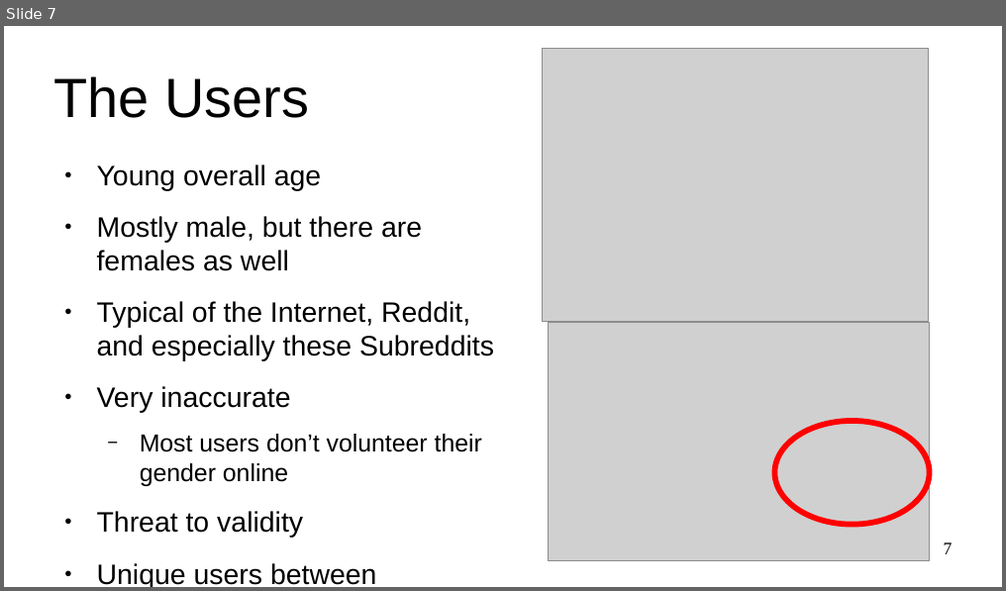
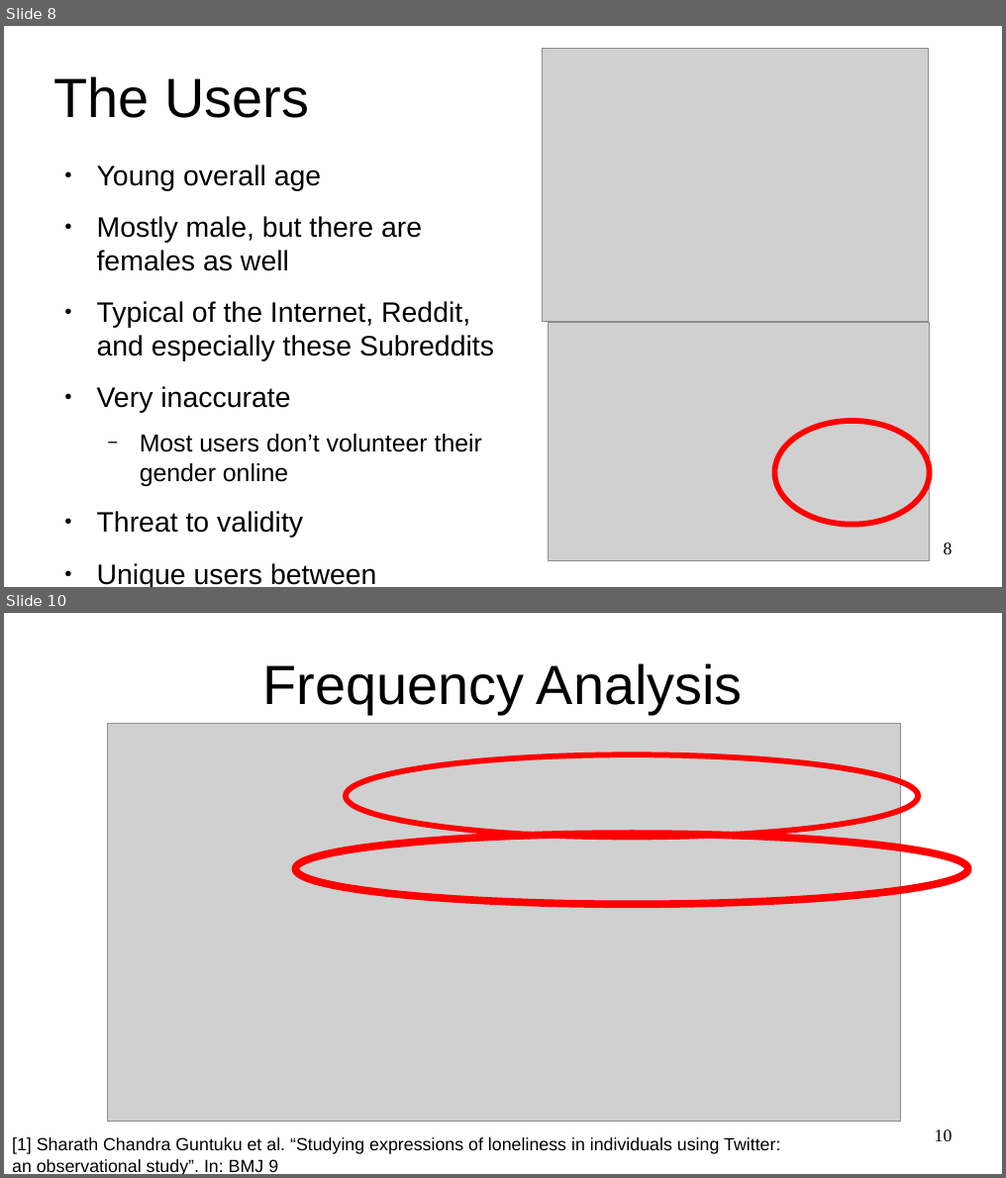
Before and after one commit to aliraeisdanaei/Doomer_Analysis, a slide deck: Presentations/Report.odp. Shown one above the other, each under a label of ours: slide 7 before the commit, slides 8 and 10 after it; the slides between them are not shown. The pictures are 1006x591 and 1006x1178 pixels, drawn with LibreOffice and Linux fonts; fonts in the diff are those of the drawing; grey boxes stand for pictures. Boxes give left, top, right and bottom in pixels: in the first picture for what was removed or moved away, otherwise in the second. Text is boxed around its words. In the diff, an @@ line names an element or a change of style, - is before the commit and + after.

```diff
--- a/Presentations/Report.odp
+++ b/Presentations/Report.odp
@@ slide 10 added at [4, 613, 1002, 1174], background #FFFFFF @@
@@ title added at [262, 663, 743, 714], 44 pt, text #000000 @@
+Frequency Analysis
@@ picture added at [107, 724, 901, 1123] @@
@@ ellipse added at [346, 756, 919, 838], outline #FF0000 4.51 pt @@
@@ ellipse added at [296, 834, 968, 905], outline #FF0000 6.01 pt @@
@@ text added at [12, 1138, 780, 1174], 14 pt, text #000000 @@
+[1] Sharath Chandra Guntuku et al. “Studying expressions of loneliness in individuals using Twitter: an observational study”. In: BMJ 9
@@ page number added at [935, 1130, 952, 1142], 14 pt, text #000000 @@
+10
@@ what was slide 7 is now slide 8 @@
@@ page number at [944, 543, 952, 555]: text changed @@
-7
+8
```
Also in this commit, not shown: 8 slides changed, 1 other slide added, 1 slide removed, 2 other files.
